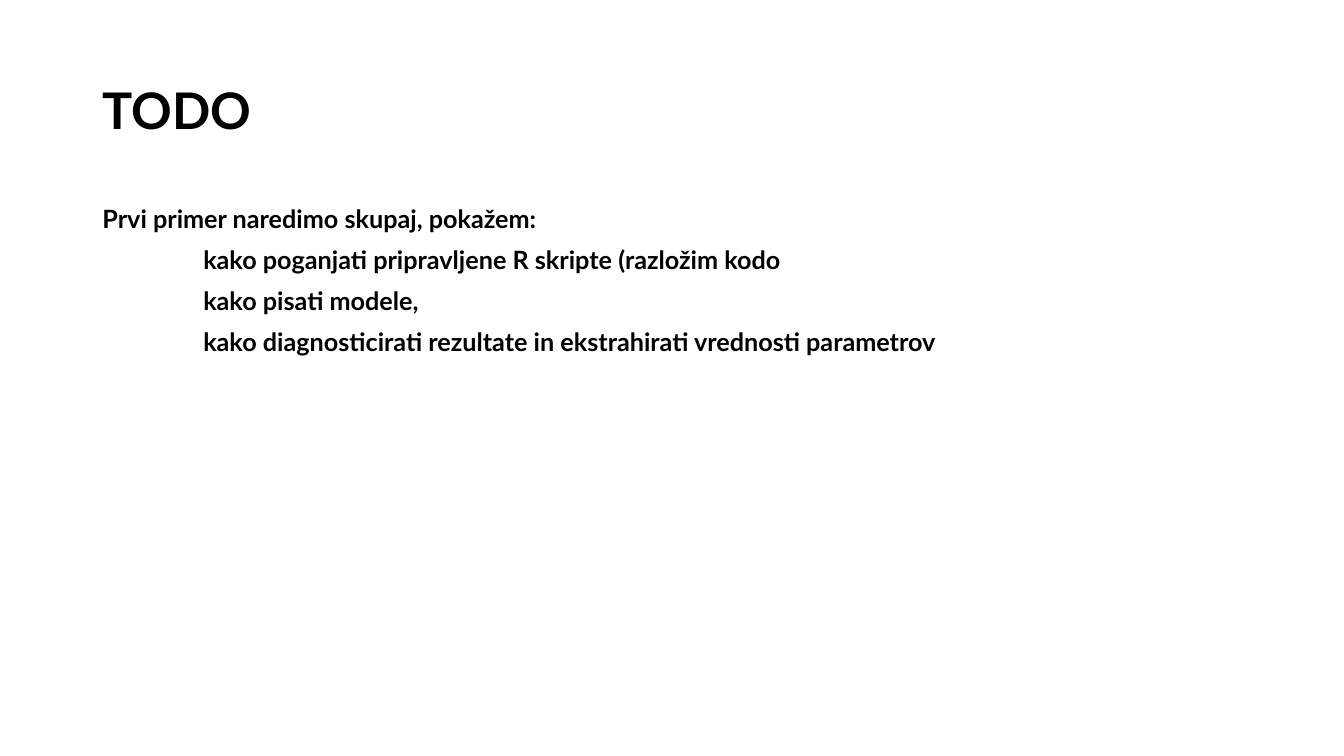
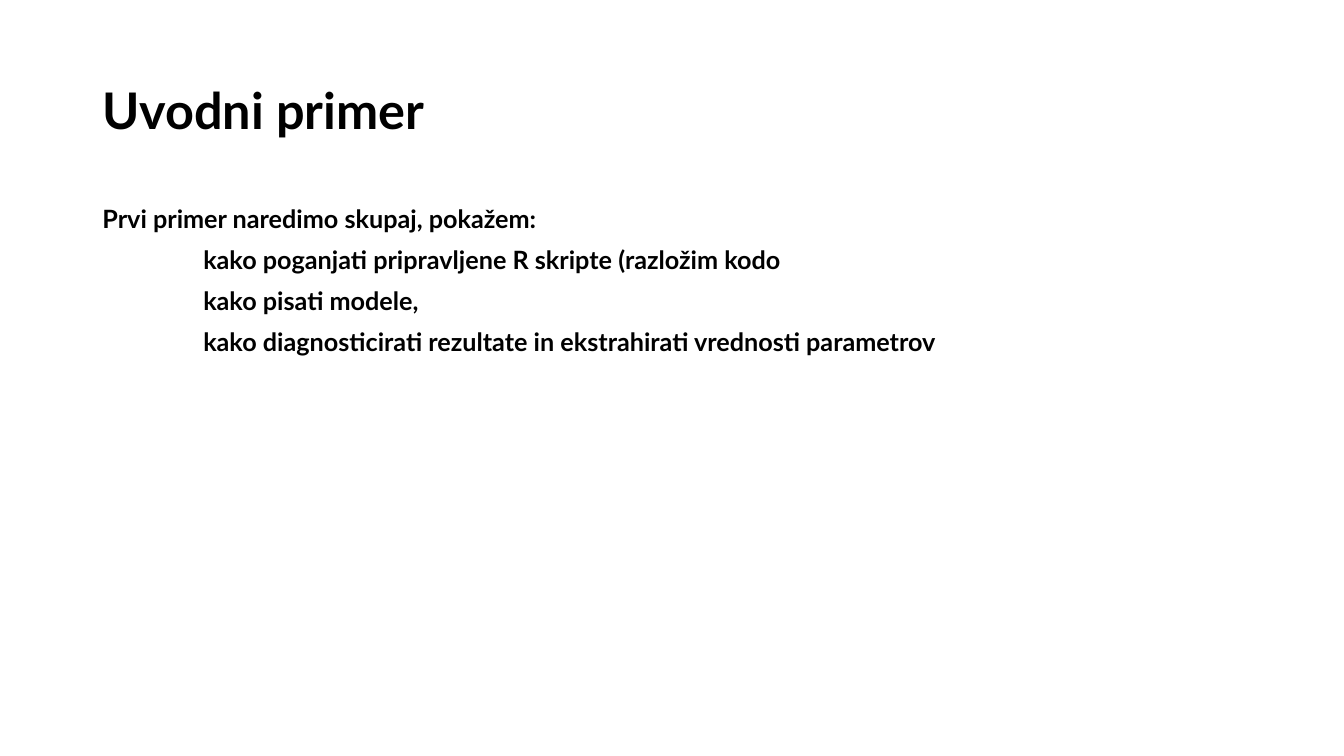
Before and after one commit to bstatcomp/Stan-Intro-Workshop, a slide deck: slide 43 of slides/prezentacija.pptx. Drawn at 1344x756 pixels with LibreOffice and Linux fonts; fonts in the diff are those of the drawing. Boxes give left, top, right and bottom in pixels: in the first picture for what was removed or moved away, otherwise in the second. Text is boxed around its words. In the diff, an @@ line names an element or a change of style, - is before the commit and + after.

```diff
--- a/slides/prezentacija.pptx
+++ b/slides/prezentacija.pptx
@@ title at [102, 91, 424, 138]: text changed @@
-TODO
+Uvodni primer
```
Also in this commit, not shown: 1 other slide changed, 1 slide added, 19 other files.
